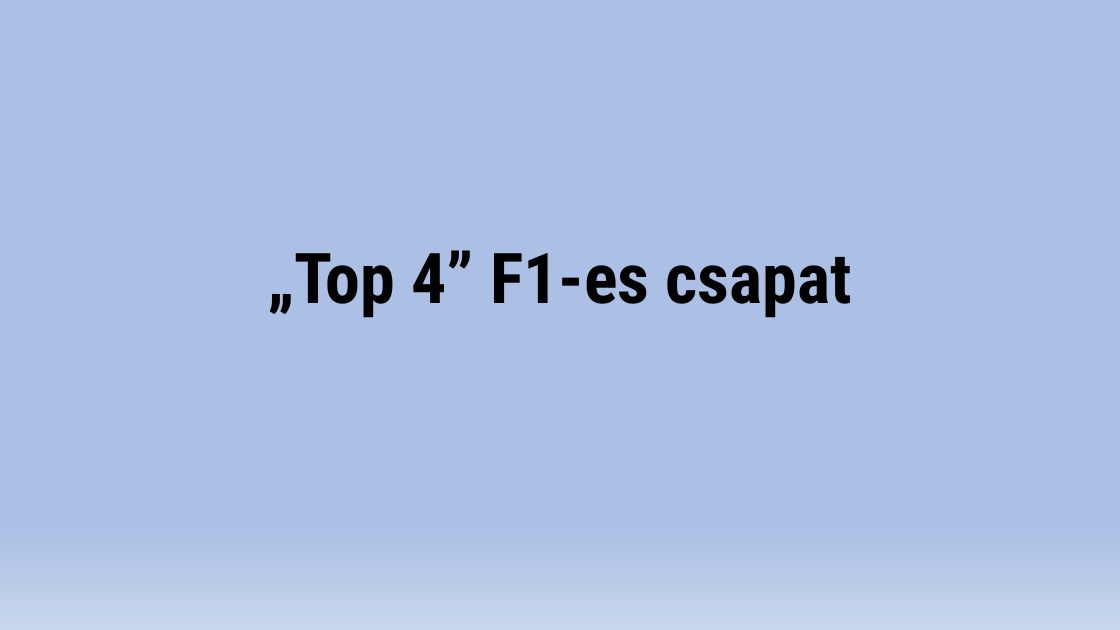
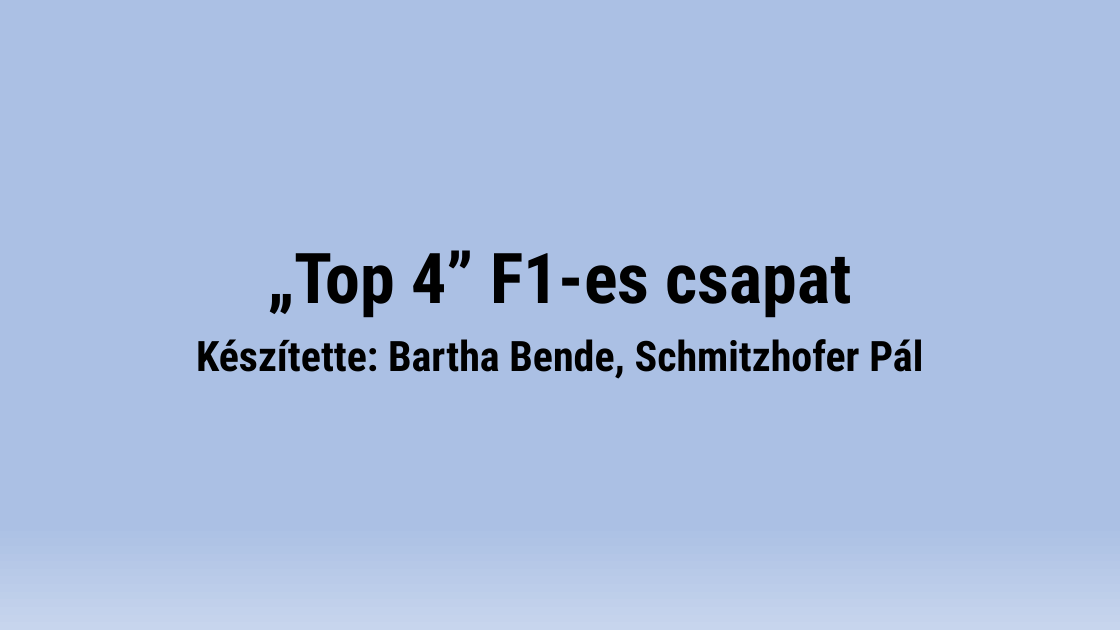
Before and after one commit to barthabende5/projektmunka, a slide deck: slide 1 of ppt/Projekt.pptx. Drawn at 1120x630 pixels with LibreOffice and Linux fonts; fonts in the diff are those of the drawing. Boxes give left, top, right and bottom in pixels: in the first picture for what was removed or moved away, otherwise in the second. Text is boxed around its words. In the diff, an @@ line names an element or a change of style, - is before the commit and + after.

```diff
--- a/ppt/Projekt.pptx
+++ b/ppt/Projekt.pptx
@@ subtitle added at bbox=[196, 339, 923, 379], 36 pt, text #000000, bold @@
+Készítette: Bartha Bende, Schmitzhofer Pál
```
Also in this commit, not shown: 1 other slide changed.
